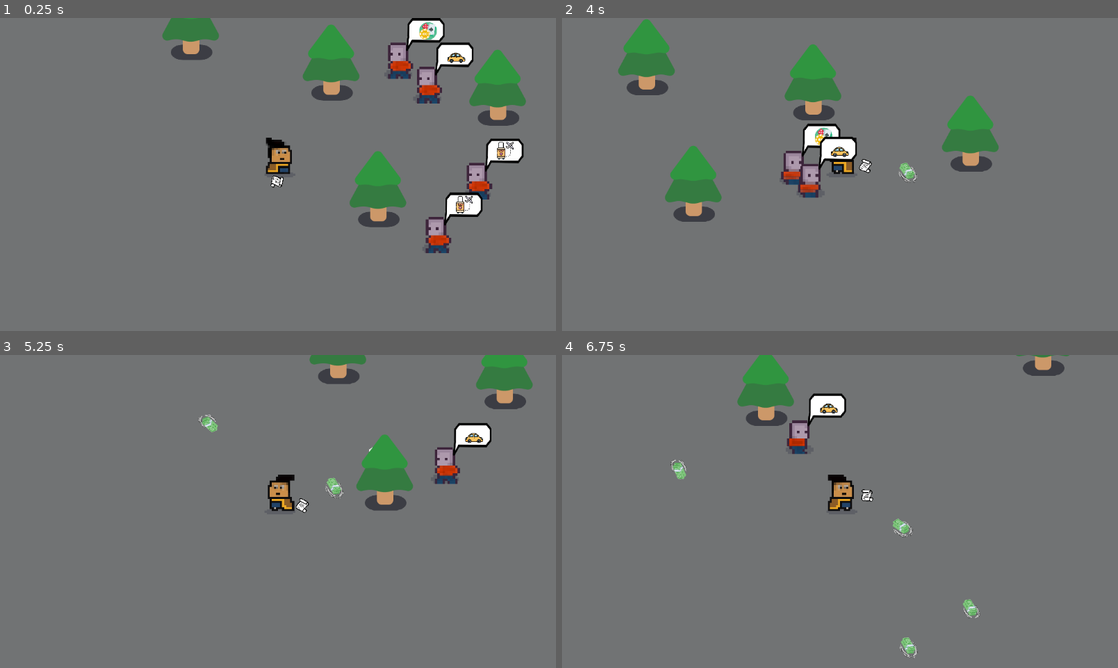
Above: before the commit, frames 1-4 (two rows, left to right).
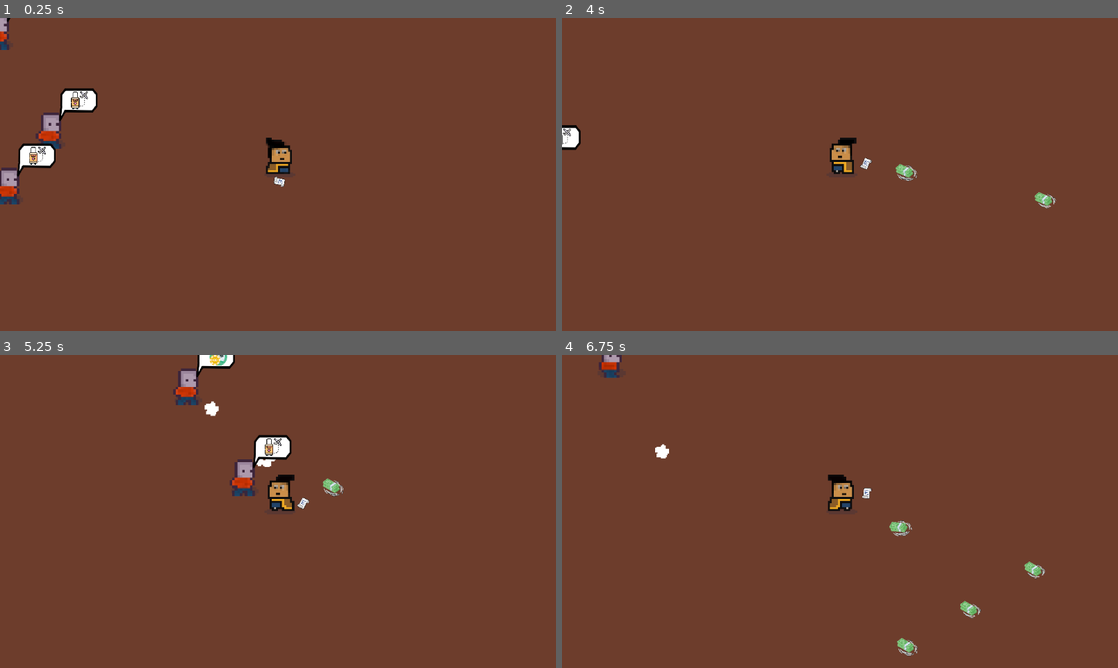
Above: after the commit, the same moments.

Repository: ZeekHoft/MoneyFrenzy
Game: Godot game, scene res://scenes/game.tscn
Same seed, same stepped clock (60 frames per second), same inputs: the game is played once before the commit and once after it.
Inputs (mouse positions are in pixels of both pictures, inside the frame that each line leads up to):
- Up to frame 1 (0.25 s): no input
- Up to frame 2 (4 s): move the mouse to (962, 158) at 0.52 s; hold D (move_right) 0.53-1.28 s; move the mouse to (728, 190) at 1.27 s; hold S (move_down) 1.28-2.03 s; move the mouse to (895, 105) at 2.02 s; hold D (move_right) 2.03-2.78 s; move the mouse to (812, 237) at 2.77 s; hold W (move_up) 2.78-3.53 s; move the mouse to (1006, 221) at 3.52 s; hold A (move_left) from 3.53 s (still down)
- Up to frame 3 (5.25 s): move the mouse to (111, 464) at 4.27 s; move the mouse to (305, 511) at 5.02 s; release A (move_left) at 5.03 s; hold S (move_down) from 5.03 s (still down)
- Up to frame 4 (6.75 s): move the mouse to (756, 433) at 5.77 s; release S (move_down) at 5.78 s; hold D (move_right) 5.78-6.53 s; move the mouse to (962, 495) at 6.52 s; hold W (move_up) from 6.53 s (still down)

The runs differ from the first frame. In frame 1, 99% of the frame differs, in the area x 0-100%, y 0-100%; in frame 2, 100%; in frame 3, 99%; in frame 4, 99%.

Commit message:
changed the paper to document png in godot, added files for the techogo and poster

Diff:
--- a/scenes/cash.tscn
+++ b/scenes/cash.tscn
@@ -43,6 +43,7 @@
 
 [node name="Money" type="AnimatedSprite2D" parent="."]
 position = Vector2(-1, 4)
+rotation = -0.523598
 scale = Vector2(0.548455, 0.599335)
 sprite_frames = SubResource("SpriteFrames_b5tj3")
 autoplay = "default"
--- a/scenes/document.tscn
+++ b/scenes/document.tscn
@@ -1,7 +1,7 @@
 [gd_scene load_steps=4 format=3 uid="uid://dv7x0ioycxvah"]
 
 [ext_resource type="Script" path="res://scripts/document.gd" id="1_1lkbg"]
-[ext_resource type="Texture2D" uid="uid://v35wt58muerd" path="res://images/paper.png" id="2_3vay3"]
+[ext_resource type="Texture2D" uid="uid://su4mq6d8amji" path="res://images/document2.png" id="2_bcjk7"]
 
 [sub_resource type="CircleShape2D" id="CircleShape2D_w1y21"]
 radius = 182.525
@@ -12,19 +12,21 @@
 script = ExtResource("1_1lkbg")
 
 [node name="CollisionShape2D" type="CollisionShape2D" parent="."]
+position = Vector2(4, 6)
 scale = Vector2(2, 2)
 shape = SubResource("CircleShape2D_w1y21")
 
 [node name="pivotDocument" type="Marker2D" parent="."]
 
-[node name="Paper" type="Sprite2D" parent="pivotDocument"]
-position = Vector2(72, 1)
-texture = ExtResource("2_3vay3")
+[node name="Document2" type="Sprite2D" parent="pivotDocument"]
+position = Vector2(70, -7)
+scale = Vector2(0.152132, 0.171196)
+texture = ExtResource("2_bcjk7")
 
-[node name="throwMoney" type="Marker2D" parent="pivotDocument/Paper"]
+[node name="throwMoney" type="Marker2D" parent="pivotDocument/Document2"]
 unique_name_in_owner = true
-position = Vector2(8, -1)
-scale = Vector2(0.503426, 0.634352)
+position = Vector2(65.7325, 40.8889)
+scale = Vector2(3.30915, 3.70542)
 
 [node name="Timer" type="Timer" parent="."]
 wait_time = 0.3
--- a/scenes/game.tscn
+++ b/scenes/game.tscn
@@ -1,6 +1,5 @@
-[gd_scene load_steps=4 format=3 uid="uid://5oh61jih13wc"]
+[gd_scene load_steps=3 format=3 uid="uid://5oh61jih13wc"]
 
-[ext_resource type="PackedScene" uid="uid://28foeieqplhj" path="res://scenes/tree.tscn" id="2_biit0"]
 [ext_resource type="PackedScene" uid="uid://d87r4mywukd7" path="res://scenes/business_man.tscn" id="2_f6q2v"]
 [ext_resource type="PackedScene" uid="uid://beoqdp18yive5" path="res://scenes/mob.tscn" id="3_usmag"]
 
@@ -11,28 +10,13 @@
 layer = -1
 
 [node name="ColorRect" type="ColorRect" parent="CanvasLayer"]
-offset_right = 40.0
-offset_bottom = 40.0
+offset_right = 71.0
+offset_bottom = 60.0
 scale = Vector2(28.8876, 16.2181)
-color = Color(0.442869, 0.453096, 0.45447, 1)
-
-[node name="Tree" parent="." instance=ExtResource("2_biit0")]
-position = Vector2(341, 201)
-
-[node name="Tree2" parent="." instance=ExtResource("2_biit0")]
-position = Vector2(686, 253)
-
-[node name="Tree3" parent="." instance=ExtResource("2_biit0")]
-position = Vector2(1012, 359)
-
-[node name="Tree4" parent="." instance=ExtResource("2_biit0")]
-position = Vector2(50, 117)
-
-[node name="Tree5" parent="." instance=ExtResource("2_biit0")]
-position = Vector2(438, 463)
+color = Color(0.427451, 0.239216, 0.172549, 1)
 
 [node name="businessMan" parent="." instance=ExtResource("2_f6q2v")]
-position = Vector2(230, 383)
+position = Vector2(1162, 493)
 
 [node name="mob" parent="." instance=ExtResource("3_usmag")]
 position = Vector2(662, 430)
--- a/scenes/loanded.tscn
+++ b/scenes/loanded.tscn
@@ -64,7 +64,7 @@
 }],
 "loop": false,
 "name": &"loanded",
-"speed": 5.0
+"speed": 6.0
 }]
 
 [node name="loanded" type="Node2D"]
Not shown, removed: ehe.txt
Binary file added: images/document2.png
Not shown, added: images/document2.png.import
Binary file added: images/free-office-pixel-art/Chair.png
Not shown, added: images/free-office-pixel-art/Chair.png.import
Binary file added: images/free-office-pixel-art/Julia-Idle.png
Not shown, added: images/free-office-pixel-art/Julia-Idle.png.import
Binary file added: images/free-office-pixel-art/Julia.png
Not shown, added: images/free-office-pixel-art/Julia.png.import
Binary file added: images/free-office-pixel-art/Julia_Drinking_Coffee.png
Not shown, added: images/free-office-pixel-art/Julia_Drinking_Coffee.png.import
Binary file added: images/free-office-pixel-art/Julia_PC.png
(and 53 more such lines)
